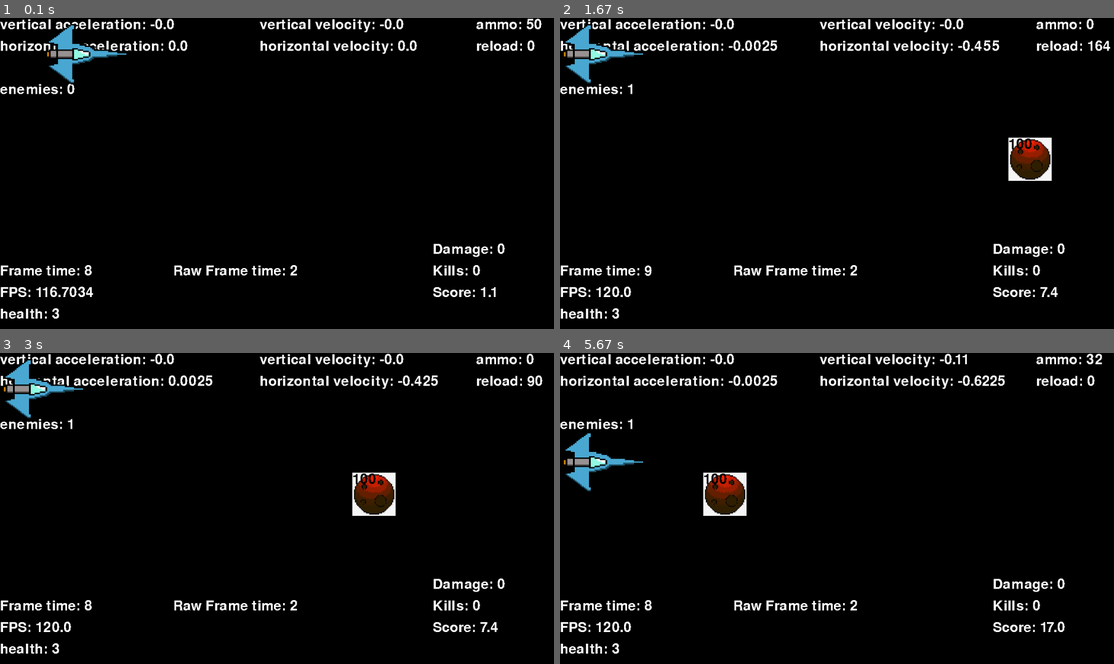
Above: before the commit, frames 1-4 (two rows, left to right).
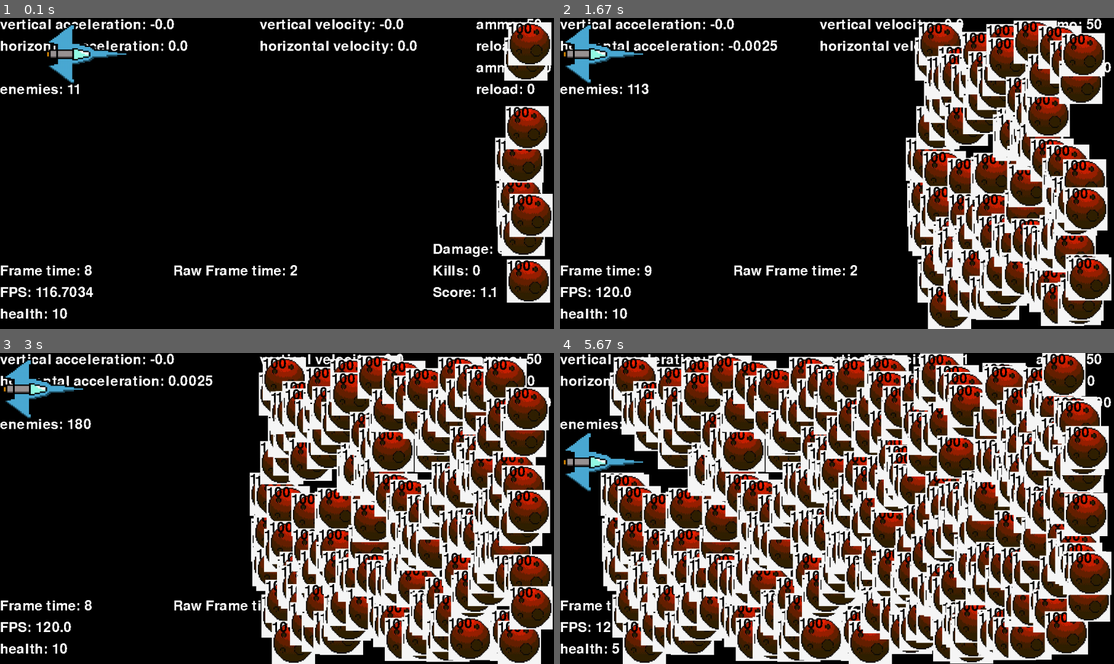
Above: after the commit, the same moments.

Repository: Ar-e-k/space-game
Game: pygame game, started from main.py
Same seed, same stepped clock (60 frames per second), same inputs: the game is played once before the commit and once after it.
Inputs:
- Up to frame 1 (0.1 s): no input
- Up to frame 2 (1.67 s): hold F 0.33-0.87 s; hold A 0.33-0.87 s; hold A 0.9-1.43 s; tap F at 0.97, 1.27 s; tap Space at 1.05 s
- Up to frame 3 (3 s): tap F at 2.3, 2.7 s; tap Space at 2.38 s; hold D from 2.63 s (still down)
- Up to frame 4 (5.67 s): tap F at 3, 3.37, 3.77, 4.07, 5.1, 5.4, 5.6 s; release D at 3.27 s; hold S 3.3-3.67 s; hold A 3.7-4.17 s; tap Space at 3.85, 5.18 s; hold A from 5.53 s (still down)

The runs differ from the first frame. In frame 1, 6.8% of the frame differs, in the area x 9-100%, y 1-97%; in frame 2, 29%; in frame 3, 45%; in frame 4, 77%, in the area x 7-100%, y 0-100%.

Commit message:
added a secondary gun option

Diff:
--- a/main.py
+++ b/main.py
@@ -13,6 +13,7 @@
 
         self._enemies=[]
         self._enemy_probability=99.8
+        #self._enemy_probability=99.5
 
         self.status=True
 
@@ -22,20 +23,32 @@
         self.player.horixontal_thrust(dir[0])
         self.player.vertical_thrust(dir[1])
 
-    def frame(self, dir, fire, fps):
+    def frame(self, dir, fire, s_fire, fps):
         self.update_acceleration(dir)
         self.player.update_velocity()
         self.player.move()
+
         self.spawn_enemis()
-        fire_check=self.check_fire(fire)
+
+        self.player.resert_recoil()
+        fire_check=self.check_fire(fire, "F")
+        s_fire_check=self.check_fire(s_fire, "S")
+
         self.move_enemies()
         self.draw_background(fps)
         self.draw_player()
-        self.iterate_enemies(fire_check)
+
+        self.iterate_enemies(fire_check, s_fire_check)
+
         if fire_check:
-            self.draw_fire()
+            self.draw_fire("F")
+        if s_fire_check:
+            self.draw_fire("S")
+
         self.check_overspeed()
+
         self.update_score()
+
         return self.status
 
     def update_score(self):
@@ -47,9 +60,9 @@
         self.player.gain_score()
 
     def spawn_enemis(self):
-        number=random()*100
+        number=random()*1000
         if number>self._enemy_probability:
-            box1=sprites.enemy(100, 3, [screen_x-100, randint(0, screen_y-100)], [100, 100])
+            box1=sprites.enemy(100, 3, [screen_x-100, randint(0, screen_y-100)], [100, 100], "try.png")
             self._enemies.append(box1)
         else:
             self._enemy_probability=self._enemy_probability-0.0000001*self._enemy_probability
@@ -58,21 +71,25 @@
         for enemy in self._enemies:
             enemy.move()
 
-    def check_fire(self, fire):
+    def check_fire(self, fire, gun):
+        if gun=="F":
+            gun=self.player.gun
+        elif gun=="S":
+            gun=self.player.secondary_gun
         if fire==True:
             pass
         else:
-            self.player.stop_fire()
-            if self.player.gun.check_fire():
-                return False
+            if gun.check_fire():
+                pass
             else:
-                self.player.gun.reload_timer()
-                return False
-        if self.player.fire():
+                #self.player.stop_fire(gun)
+                gun.reload_timer()
+            return False
+        if self.player.fire(gun):
             return True
         else:
-            self.player.stop_fire()
-            self.player.gun.reload_timer()
+            #self.player.stop_fire(gun)
+            gun.reload_timer()
             return False
 
     def check_overspeed(self):
@@ -104,6 +121,10 @@
         self.get_text(str("ammo: "+str(amo)), [1100, 0])
         self.get_text(str("reload: "+str(reload)), [1100, 50])
 
+        amo, reload=self.player.secondary_gun.ammo, self.player.secondary_gun.reloadTime
+        self.get_text(str("ammo: "+str(amo)), [1100, 100])
+        self.get_text(str("reload: "+str(reload)), [1100, 150])
+
         health=self.player.life
         self.get_text(str("health: "+str(health)), [0, screen_y-50])
 
@@ -127,31 +148,42 @@
         #pygame.draw.rect(self._screen, [255,255,255], box2)
         self._screen.blit(ship, self.player.return_cords())
 
-    def draw_fire(self):
-        box=self.player.return_gun_box()
-        pygame.draw.rect(self._screen, [125,0,0], box)
+    def draw_fire(self, box):
+        if box=="F":
+            boxes=self.player.return_gun_box()
+        elif box=="S":
+            boxes=self.player.return_S_gun_box()
+        for box in boxes:
+            pygame.draw.rect(self._screen, [125,0,0], box)
 
     def draw_enemy(self, box, enemy):
-        pygame.draw.rect(self._screen, [255,255,255], box)
+        #pygame.draw.rect(self._screen, [255,255,255], box)
         self._screen.blit(enemy.img, enemy.cords)
         health=enemy.health
         cords=enemy.cords
         self.get_text(str(str(health)), cords, [0,0,0])
 
-    def iterate_enemies(self, fire_check):
+    def iterate_enemies(self, fire_check, s_fire_check):
         #player_box, player_box1, j=self.player.return_box()
         player=self.player.return_img()
         player=pygame.mask.from_surface(player)
         player_cords=self.player.return_cords()
 
         laser_box=self.player.return_gun_box()
+        s_laser_box=self.player.return_S_gun_box()
         for index, enemy in enumerate(self._enemies):
             box=enemy.return_box()
 
             self.draw_enemy(box, enemy)
             self.check_colision(player, player_cords, index, enemy, box)
             if fire_check:
-                self.check_colisions_laser(laser_box, index, enemy, box)
+                damage=self.player.gun.return_damage()
+                self.check_colisions_laser(laser_box[0], index, enemy, box, damage)
+
+            if s_fire_check:
+                damage=self.player.secondary_gun.return_damage()/5
+                self.check_colisions_laser(s_laser_box[0], index, enemy, box, damage)
+                self.check_colisions_laser(s_laser_box[1], index, enemy, box, damage)
 
             self.delete_enemies(index, enemy)
 
@@ -178,15 +210,18 @@
 
         #if player_box.colliderect(box) or player_box1.colliderect(box):
 
-    def check_colisions_laser(self, laser_box, index, enemy, box):
+    def check_colisions_laser(self, laser_box, index, enemy, box, damage):
         if box.colliderect(laser_box):
-            alive=enemy.get_damage(self.player.gun.return_damage())
-            self.player.gain_damage()
+            alive=enemy.get_damage(damage)
+            self.player.gain_damage(damage)
             if alive:
                 pass
             else:
                 self.player.gain_kills()
-                self._enemies.pop(index)
+                try:
+                    self._enemies.pop(index)
+                except IndexError:
+                    pass
 
     def end_game(self):
         self.status=False
@@ -202,26 +237,33 @@
     playing=True #Determines is the game on or not
     paused=False
 
-    player=sprites.player([100, 10], 3, 80000, 200, [200, 150], [screen_x, screen_y], "Ship1.png")
-    stelth=sprites.player([100, 10], 1, 10000, 80, [50, 20], [screen_x, screen_y], "Ship1.png")
-
-    basic_gun=sprites.gun(50, 10, [screen_x, 10], 200, 400)
-    cleaner=sprites.gun(50, 10000, [screen_x, 2*screen_y], 0, 0)
-    front_recoil=sprites.gun(200, 5, [screen_x, 2], 100, -50)
+    player=sprites.player([100, 10], 10, 80000, 200, [200, 150], [screen_x, screen_y], "Ship1.png", [[200, 75], [[70, 17], [70, 133]]])
+    #stelth=sprites.player([100, 10], 1, 10000, 80, [50, 20], [screen_x, screen_y], "Ship1.png", [])
+    #mati=sprites.player([100, 10], 5, 100000, 800, [500,400], [screen_x, screen_y], "Ship1.png", [])
+
+    basic_gun=(50, 10, [screen_x, 10], 200, 400)
+    cleaner=(50, 10000, [screen_x, 2*screen_y], 0, 0)
+    front_recoil=(200, 5, [screen_x, 2], 100, -50)
+    op_gun=(200, 20, [screen_x, 20], 100, -50)
+    mati_gun=(69, 20, [screen_x, 45], 100, -70)
 
     player.load_gun(basic_gun)
-    stelth.load_gun(front_recoil)
+    #stelth.load_gun(front_recoil)
+    #mati.load_gun(mati_gun)
+
+    player.load_S_gun(front_recoil)
 
     play=game(screen, player)
 
     direction=[0, 0]
     fire=False
+    s_fire=False
 
     FPS = 120
     fpsclock = pygame.time.Clock()
 
     while playing: #Main gameloop
-        playing=play.frame(direction, fire, fpsclock)
+        playing=play.frame(direction, fire, s_fire, fpsclock)
         for event in pygame.event.get():
             if event.type==pygame.KEYDOWN:
                 if event.key==27: #key 27 is escape, clicking it quits the game
@@ -242,15 +284,19 @@
                     val-=1
                     val*=-1
                     direction[1]=val
-                elif event.key==102:
+                elif event.key==106:
                     fire=True
+                elif event.key==107:
+                    s_fire=True
             if event.type==pygame.KEYUP:
                 if event.key in [97, 100]:
                     direction[0]=0
                 elif event.key in [119, 115]:
                     direction[1]=0
-                elif event.key==102:
+                elif event.key==106:
                     fire=False
+                elif event.key==107:
+                    s_fire=False
         while paused:
             for event in pygame.event.get():
                 if event.type==pygame.KEYDOWN:
--- a/sprites.py
+++ b/sprites.py
@@ -4,7 +4,7 @@
 
 class player:
 
-    def __init__(self, cords, health, mass, thrust, size, map_size, ship):
+    def __init__(self, cords, health, mass, thrust, size, map_size, ship, gun_places):
         self.map_size=map_size
         self.life=health
 
@@ -30,8 +30,13 @@
         self.ship=pygame.image.load("Models/Ships/"+ship).convert_alpha()
         self.ship=pygame.transform.scale(self.ship, self.size)
 
-    def load_gun(self, gun):
-        self.gun=gun
+        self.gun_places=gun_places
+
+    def load_gun(self, gune):
+        self.gun=gun(gune, self.gun_places[0])
+
+    def load_S_gun(self, gune):
+        self.secondary_gun=secondary_gun(gune, self.gun_places[1])
 
     def move(self):
         self.cords[0]+=(self.horizontal*self.modifier)
@@ -48,16 +53,15 @@
     def horixontal_thrust(self, direction=1):
         self.horizontal_ac=self.acceleration_mod*direction
 
-    def fire(self):
-        if self.gun.check_fire():
-            self.recoil=self.gun.get_recoil()
-            self.recoil/=self.mass
-            self.gun.fire()
+    def resert_recoil(self):
+        self.recoil=0
+
+    def fire(self, gun):
+        if gun.check_fire():
+            self.recoil+=(gun.get_recoil()/self.mass)
+            gun.fire()
             return True
         return None
-
-    def stop_fire(self):
-        self.recoil=0
 
     def loose_life(self):
         self.life-=1
@@ -73,8 +77,8 @@
     def gain_score(self):
         self.score+=1
 
-    def gain_damage(self):
-        self.damage+=self.gun.damage
+    def gain_damage(self, damage):
+        self.damage+=damage
         self.score+=1
 
     def return_cords(self):
@@ -90,7 +94,10 @@
         return self.ship
 
     def return_gun_box(self):
-        return self.gun.return_box(self.cords, self.size)
+        return self.gun.return_box(self.cords)
+
+    def return_S_gun_box(self):
+        return self.secondary_gun.return_box(self.cords)
 
     def teleport(self):
         if self.cords[0]>self.map_size[0]-self.size[0]:
@@ -126,7 +133,11 @@
 
 class gun:
 
-    def __init__(self, ammo, damage, size, reload, recoil):
+    def __init__(self, lis, place):
+        ammo, damage, size, reload, recoil=lis
+
+        self.place=place
+
         self.damage=damage
 
         self.max_ammo=ammo
@@ -166,23 +177,29 @@
     def return_damage(self):
         return self.damage
 
-    def return_box(self, pos, size):
-        position=pos.copy()
-        position[0]+=(size[0])
-        position[1]+=(size[1]/2)-self.laser_size[1]/2
-        box=pygame.Rect(position, self.laser_size)
-        return box
-
+    def return_box(self, pos):
+        pos=[self.place[0]+pos[0], self.place[1]+pos[1]-self.laser_size[1]/2]
+        box=pygame.Rect(pos, self.laser_size)
+        return [box]
+
+class secondary_gun(gun):
+
+    def return_box(self, pos):
+        pos1=[self.place[0][0]+pos[0], self.place[0][1]+pos[1]]
+        pos2=[self.place[1][0]+pos[0], self.place[1][1]+pos[1]]
+        box=pygame.Rect(pos1, self.laser_size)
+        box2=pygame.Rect(pos2, self.laser_size)
+        return [box, box2]
 
 class enemy:
 
-    def __init__(self, health, speed, cords, size):
+    def __init__(self, health, speed, cords, size, img):
         self.health=health
         self.speed=speed
         self.cords=cords
         self.size=size
 
-        self.img=pygame.image.load("Models/Enemies/try.png").convert_alpha()
+        self.img=pygame.image.load("Models/Enemies/"+img).convert_alpha()
         self.img=pygame.transform.scale(self.img, self.size)
 
     def move(self):
Binary file added: Models/Enemies/try2.png
